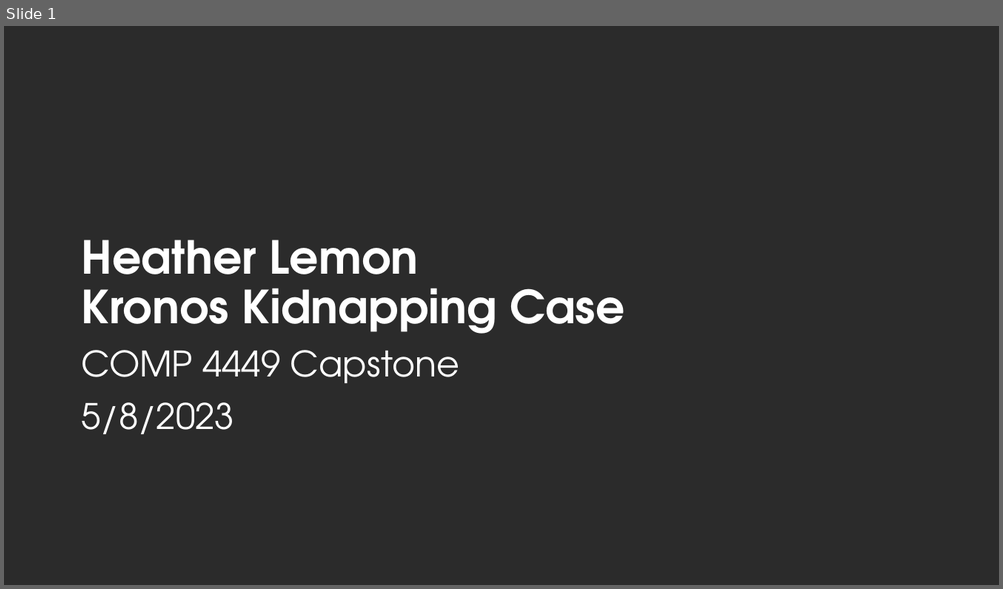
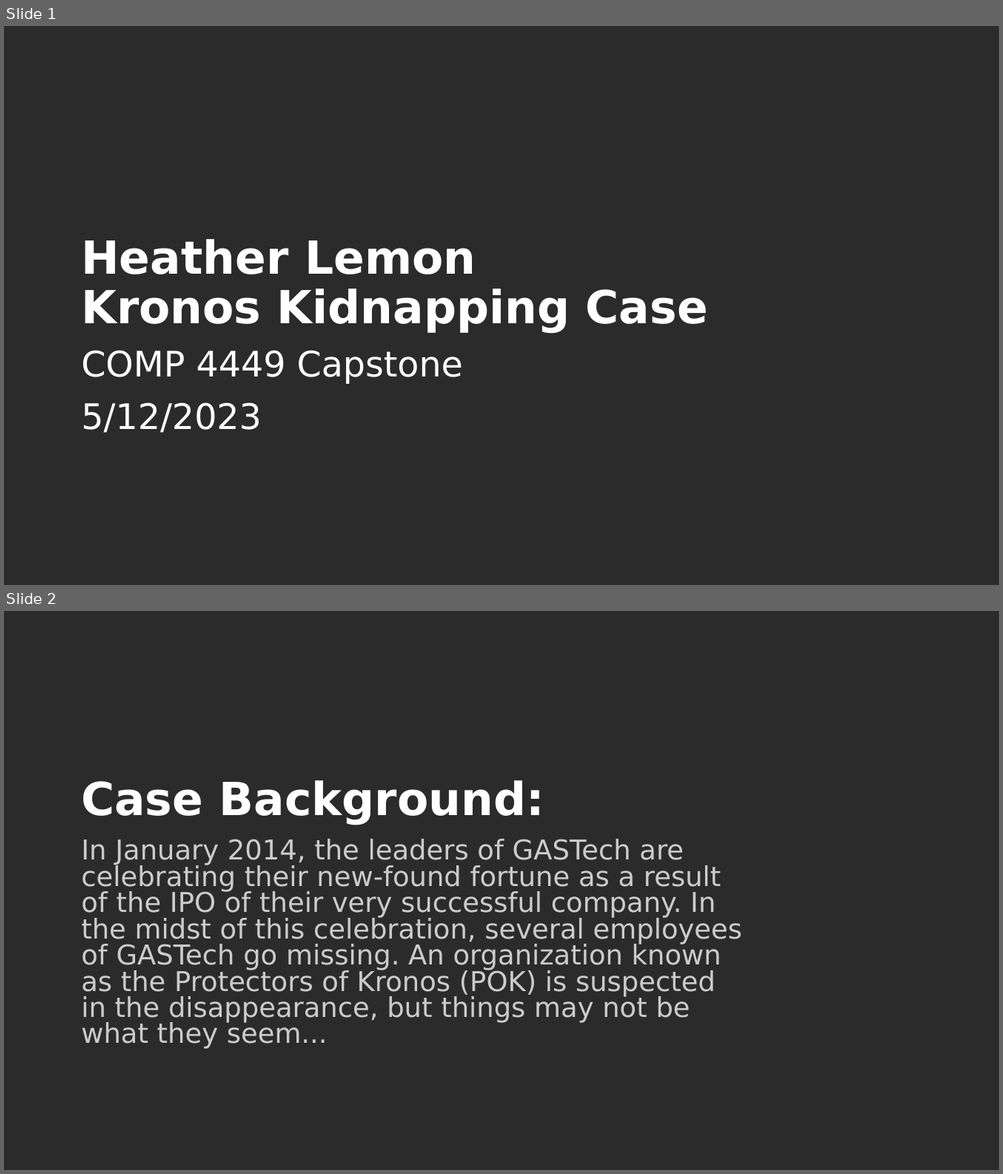
Before and after one commit to hypothetical-lemon/COMP4449-capstone, a slide deck: final/KronosKidnapping/heather_lemon_final_kidnapping_case.pptx. Shown one above the other, each under a label of ours: slide 1 before the commit, slides 1 and 2 after it. The pictures are 1003x589 and 1003x1174 pixels, drawn with LibreOffice and Linux fonts; fonts in the diff are those of the drawing; background and template pictures are left out; a plain dark background stands for a picture behind light text. Boxes give left, top, right and bottom in pixels: in the first picture for what was removed or moved away, otherwise in the second. Text is boxed around its words. In the diff, an @@ line names an element or a change of style, - is before the commit and + after.

```diff
--- a/final/KronosKidnapping/heather_lemon_final_kidnapping_case.pptx
+++ b/final/KronosKidnapping/heather_lemon_final_kidnapping_case.pptx
@@ slide 2 added at [4, 611, 999, 1170], background picture (left out) @@
@@ title added at [81, 780, 544, 825], 44 pt, text #FFFFFF, bold @@
+Case Background:
@@ text added at [81, 839, 742, 1049], 26.4 pt, text #CCCCCC @@
+In January 2014, the leaders of GASTech are celebrating their new-found fortune as a result of the IPO of their very successful company. In the midst of this celebration, several employees of GASTech go missing. An organization known as the Protectors of Kronos (POK) is suspected in the disappearance, but things may not be what they seem...
@@ slide 1 changed as well @@
@@ title "Heather Lemon Kronos Kidnapping Case" at [81, 239, 708, 333]: font TeX Gyre Adventor to DejaVu Sans @@
@@ text at [81, 350, 463, 384]: font TeX Gyre Adventor to DejaVu Sans in "COMP 4449 Capstone" @@
@@ text at [81, 403, 262, 433]: text changed; font TeX Gyre Adventor to DejaVu Sans @@
-5/8/2023
+5/12/2023
```
Also in this commit, not shown: 11 other slides added, 11 slides removed, 1 other file.
